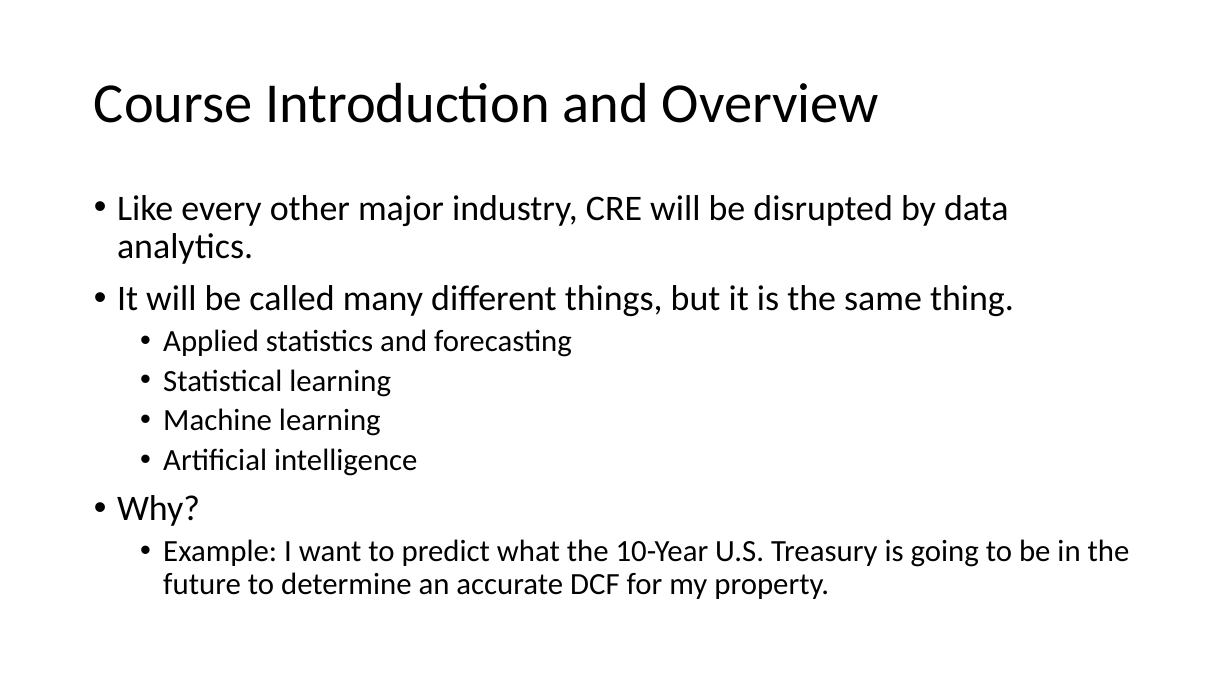
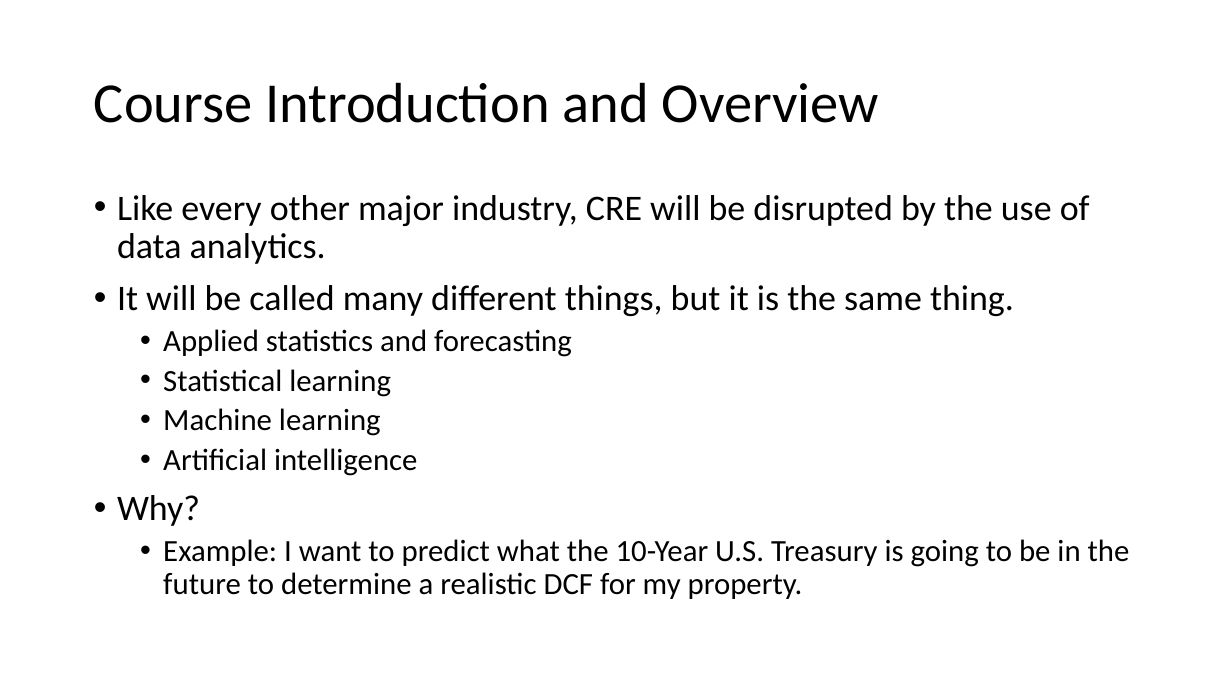
Before and after one commit to thsavage/Code-Shards, a slide deck: slide 2 of Session 1.pptx. Drawn at 1232x693 pixels with LibreOffice and Linux fonts; fonts in the diff are those of the drawing. Boxes give left, top, right and bottom in pixels: in the first picture for what was removed or moved away, otherwise in the second. Text is boxed around its words. In the diff, an @@ line names an element or a change of style, - is before the commit and + after.

```diff
--- a/Session 1.pptx
+++ b/Session 1.pptx
@@ text at (117,195,1090,264): text changed @@
-• Like every other major industry, CRE will be disrupted by data analytics.
+• Like every other major industry, CRE will be disrupted by the use of data analytics.
@@ text at (163,539,1130,599): text changed @@
-  • Example: I want to predict what the 10-Year U.S. Treasury is going to be in the future to determine an accurate DCF for my property.
+  • Example: I want to predict what the 10-Year U.S. Treasury is going to be in the future to determine a realistic DCF for my property.
```
Also in this commit, not shown: 10 other slides changed, 7 slides added, 1 other file.
